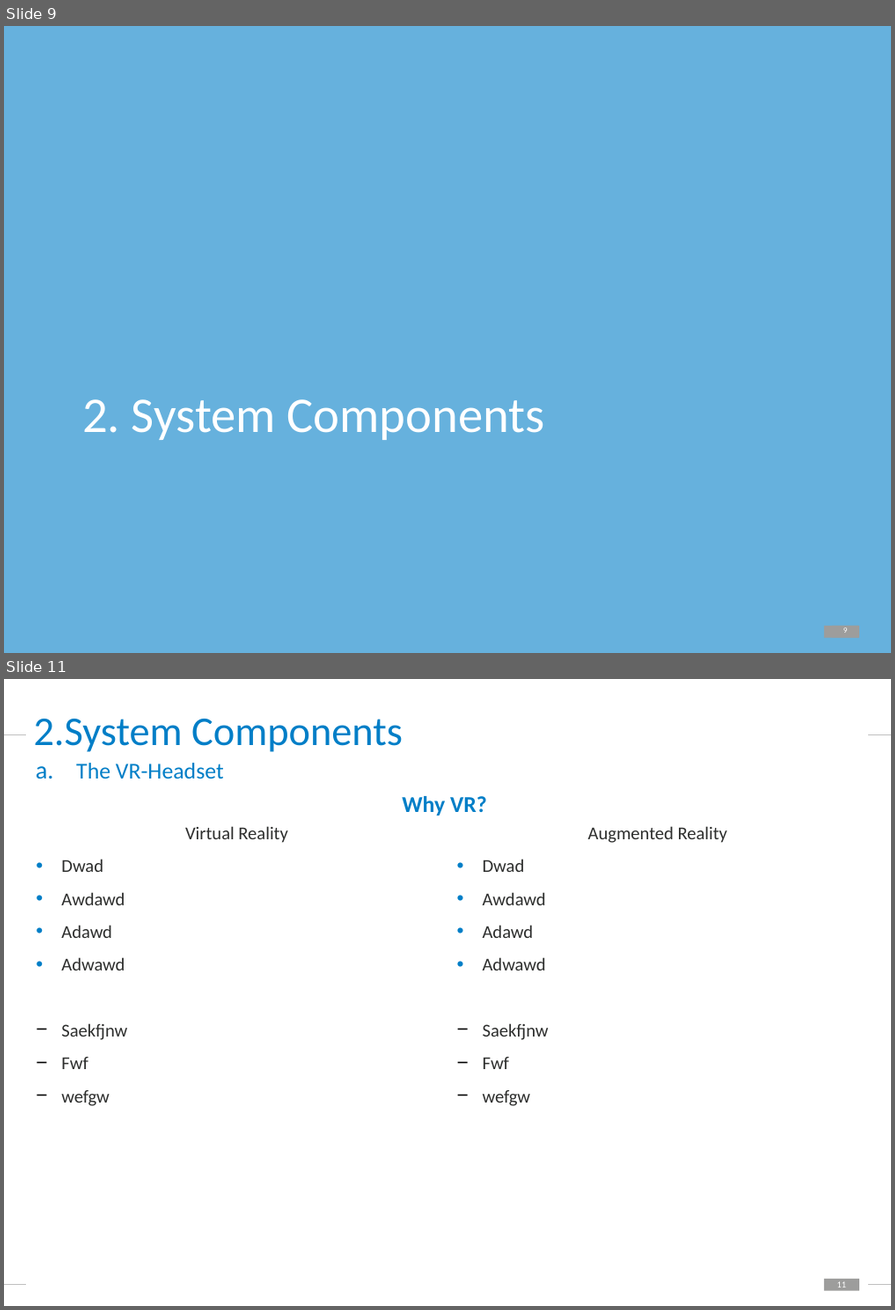
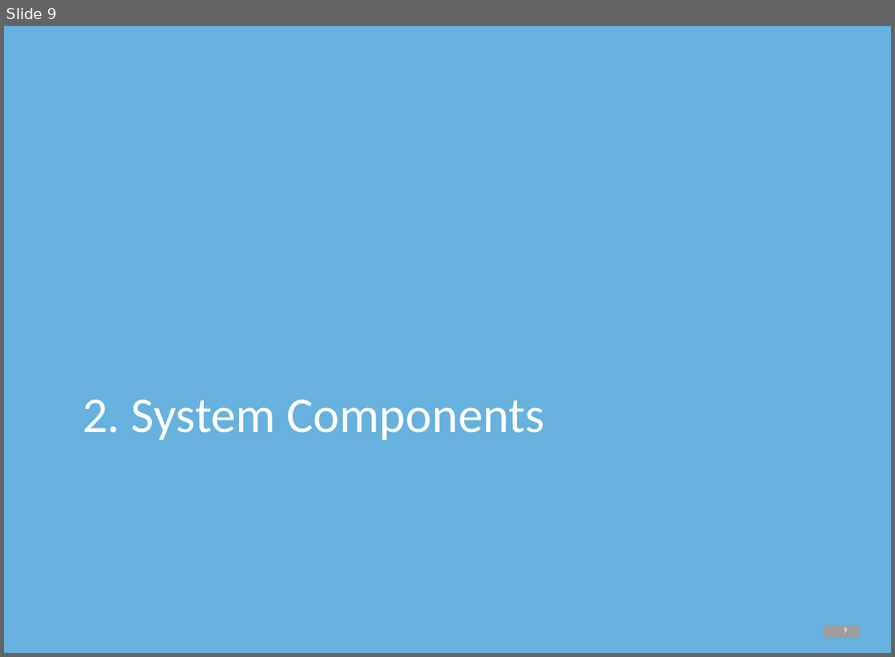
Before and after one commit to PvtSchneewitchen/Masterarbeit, a slide deck: Cmore Internal Presentation/C.LABEL-VR internal Presentation.pptx. Shown one above the other, each under a label of ours: slides 9 and 11 before the commit, slide 9 after it; the slides between them are not shown. The pictures are 895x1310 and 895x657 pixels, drawn with LibreOffice and Linux fonts; fonts in the diff are those of the drawing; background and template pictures are left out. Boxes give left, top, right and bottom in pixels: in the first picture for what was removed or moved away, otherwise in the second. Text is boxed around its words. In the diff, an @@ line names an element or a change of style, - is before the commit and + after.

```diff
--- a/Cmore Internal Presentation/C.LABEL-VR internal Presentation.pptx
+++ b/Cmore Internal Presentation/C.LABEL-VR internal Presentation.pptx
@@ slide 11 removed at [4,679,891,1306], background #FFFFFF; not listed: 2 template elements that a slide beside it also shows @@
@@ title removed at [34,719,403,752] @@
-2.System Components
@@ line removed from (4, 735) to (26, 735) @@
@@ line removed from (867, 735) to (891, 735) @@
@@ text removed at [76,763,487,815] @@
-a. The VR-Headset
-Why VR?
@@ text removed at [61,826,287,1106] @@
-Virtual Reality
-• Dwad
-• Awdawd
-• Adawd
-• Adwawd
-− Saekfjnw
-− Fwf
-− wefgw
@@ text removed at [483,826,727,1106] @@
-Augmented Reality
-• Dwad
-• Awdawd
-• Adawd
-• Adwawd
-− Saekfjnw
-− Fwf
-− wefgw
@@ line removed from (4, 1284) to (26, 1284) @@
@@ line removed from (867, 1284) to (891, 1284) @@
```
Also in this commit, not shown: 2 slides changed, 3 slides added, 10 other files.
